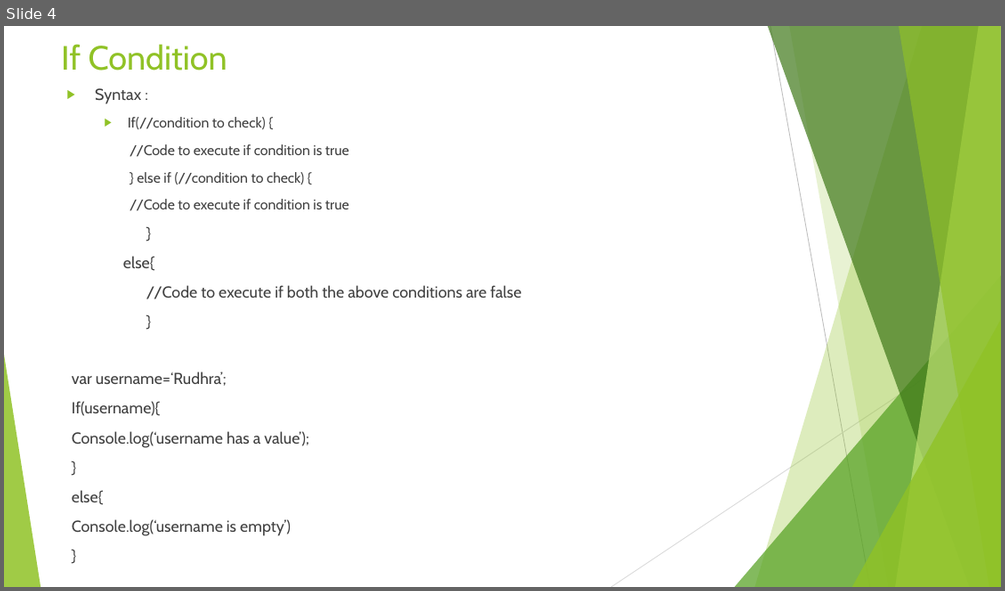
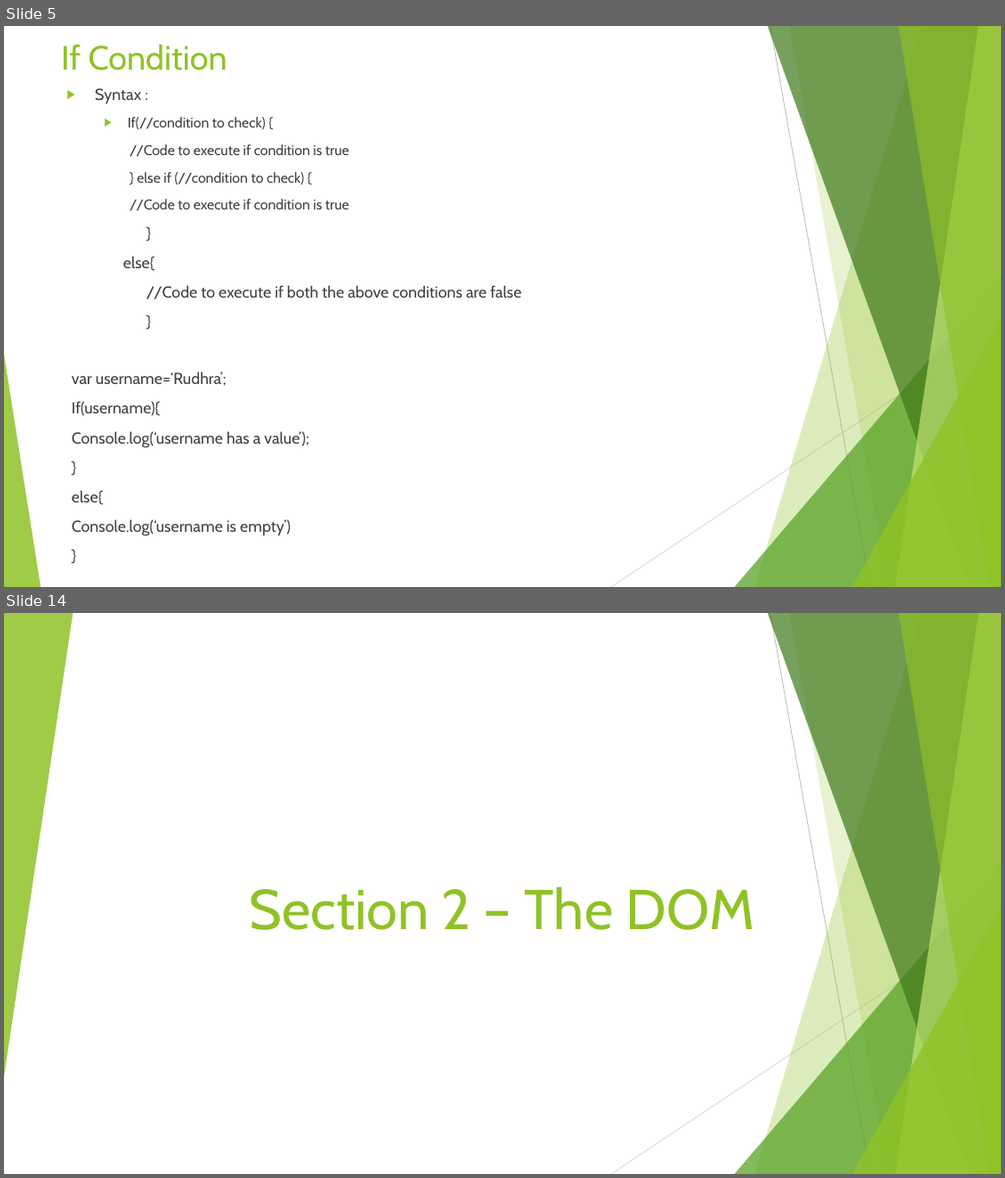
Before and after one commit to rudhrainfogain/JavaScript, a slide deck: PPT/JavaScriptTraining.pptx. Shown one above the other, each under a label of ours: slide 4 before the commit, slides 5 and 14 after it; the slides between them are not shown. The pictures are 1005x591 and 1005x1178 pixels, drawn with LibreOffice and Linux fonts; fonts in the diff are those of the drawing. Boxes give left, top, right and bottom in pixels: in the first picture for what was removed or moved away, otherwise in the second. Text is boxed around its words. In the diff, an @@ line names an element or a change of style, - is before the commit and + after.

Commit message:
Section1 - The Basics

```diff
--- a/PPT/JavaScriptTraining.pptx
+++ b/PPT/JavaScriptTraining.pptx
@@ slide 14 added at <box>4,613,1001,1174</box>, background #FFFFFF; not listed: 9 template elements that a slide beside it also shows @@
@@ triangle added at <box>4,613,73,1077</box>, fill #90C226 at 85% opacity @@
@@ title added at <box>249,886,755,930</box>, 54 pt, text #90C226 @@
+Section 2 – The DOM
@@ what was slide 4 is now slide 5 @@
```
Also in this commit, not shown: 9 other slides added, 7 other files.
